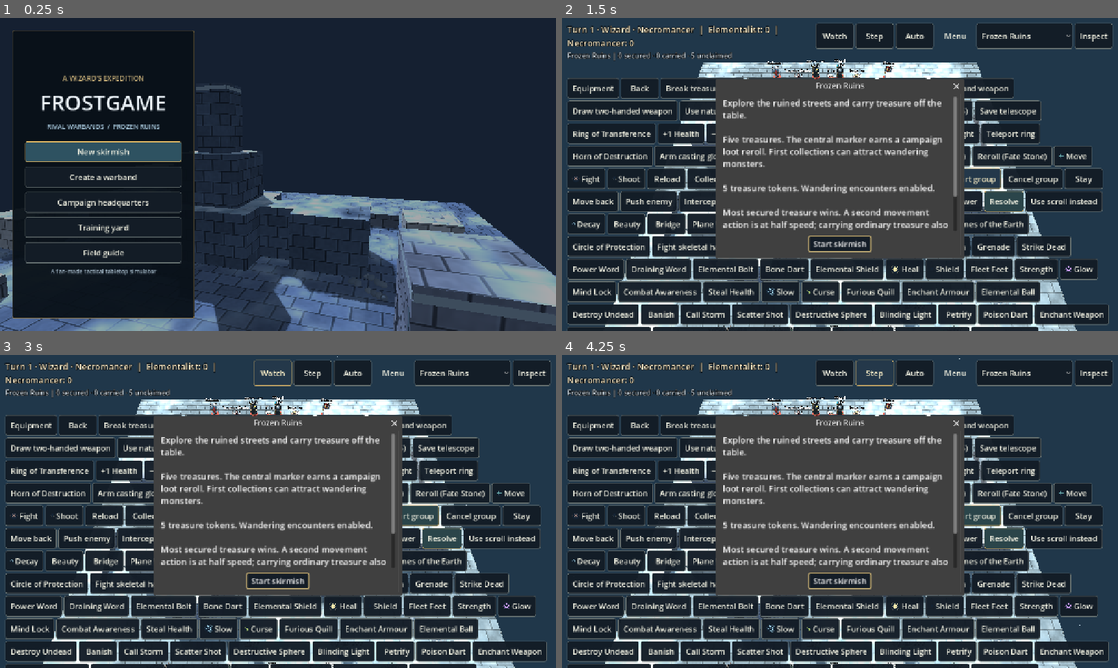
Above: before the commit, frames 1-4 (two rows, left to right).
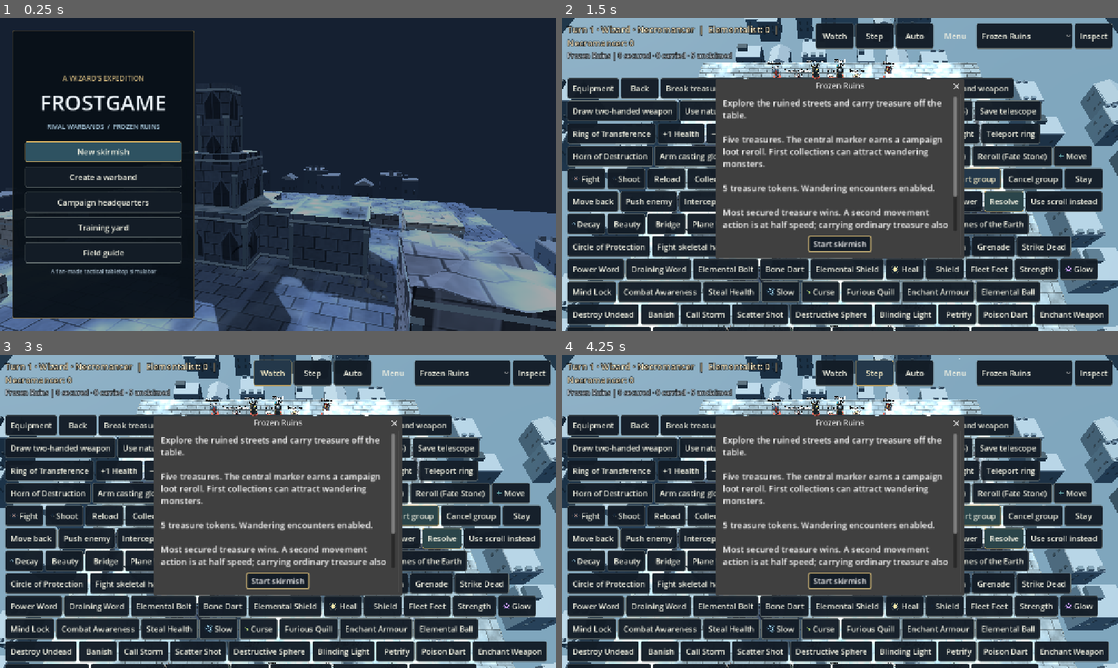
Above: after the commit, the same moments.

Repository: drag0nblad3/Frostgame
Game: Godot game, scene res://scenes/title.tscn
Same seed, same stepped clock (60 frames per second), same inputs: the game is played once before the commit and once after it.
Inputs:
- Up to frame 1 (0.25 s): no input
- Up to frame 2 (1.5 s): click "New skirmish" at 0.5 s; click "Start group" at 1.25 s
- Up to frame 3 (3 s): click "Start group" at 2 s; click "Watch" at 2.75 s
- Up to frame 4 (4.25 s): click "Step" at 3.5 s

The runs differ from the first frame. In frame 1, 6.7% of the frame differs, in the area x 0-100%, y 21-100%; in frame 2, 20%, in the area x 0-100%, y 0-100%; in frame 3, 20%; in frame 4, 20%.

Commit message:
Extend frozen city beyond the battlefield with batched districts, broken masonry and cobbled streets

Diff:
--- a/src/view/board_view.gd
+++ b/src/view/board_view.gd
@@ -1,6 +1,6 @@
 class_name BoardView
 extends Node3D
-## Draws the table and its terrain pieces as simple blocks.
+## Draws a frozen city district around the unchanged logical battlefield.
 
 const COLORS := {
 	"ruin": Color(0.42, 0.44, 0.5),
@@ -10,6 +10,7 @@
 
 
 var scenario_id := ""
+var cinematic := false
 
 
 func build(board: Board) -> void:
@@ -25,6 +26,7 @@
 	add_child(top)
 	add_child(StoneFinish.floor_surface(board, scenario_id))
 	TerrainDressing.slab_frame(self, board)
+	add_child(CityScenery.build(board,board.id if scenario_id.is_empty() else scenario_id,cinematic))
 	for piece in board.pieces:
 		match piece.kind.id:
 			"rubble":
@@ -42,7 +44,7 @@
 			_:
 				add_child(_piece(piece))
 				TabletopDetails.decorate(self, piece)
-				if piece.kind.id in ["ruin", "tower", "null_upper"]:
+				if piece.kind.id in ["ruin", "tower", "wall", "platform", "hut_wall", "null_annex", "null_walk", "null_lower", "null_middle", "null_upper"]:
 					RuinSilhouette.decorate(self, piece)
 				if board.id == "mausoleum" and piece.kind.id == "ruin" and piece.rect.has_point(board.size * 0.5):
 					SiteArt.crypt(self, piece)
@@ -79,6 +81,8 @@
 		cylinder.bottom_radius = cylinder.top_radius
 		cylinder.height = h
 		mi.mesh = cylinder
+	elif piece.kind.id in ["ruin","wall"] and not piece.kind.walkable_top:
+		mi.mesh = RuinedMesh.build(piece.rect.size,h,roundi(piece.rect.position.x*31.0+piece.rect.position.y*17.0))
 	else:
 		var box := BoxMesh.new()
 		box.size = Vector3(piece.rect.size.x, h, piece.rect.size.y)
@@ -101,7 +105,14 @@
 	var mat := _mat(col, 0.95)
 	if col.a < 1.0:
 		mat.transparency = BaseMaterial3D.TRANSPARENCY_ALPHA
-	mi.material_override = StoneFinish.material(col, false, piece.kind.id == "ruin", piece.rect.position) if piece.kind.id in StoneFinish.STONE_KINDS else mat
+	if piece.kind.id in StoneFinish.STONE_KINDS:
+		var stone := StoneFinish.material(col,false,piece.kind.id in ["ruin","tower","hut_wall","null_lower","null_middle","null_upper"],piece.rect.position)
+		stone.set_shader_parameter("footprint_size",piece.rect.size)
+		stone.set_shader_parameter("walkable_roof",piece.kind.walkable_top)
+		stone.set_shader_parameter("building_height",h)
+		mi.material_override = stone
+	else:
+		mi.material_override = mat
 	mi.position = TableSpace.to_world(piece.rect.get_center(), h * 0.5)
 	return mi
 
--- /dev/null
+++ b/src/view/city_scenery.gd
@@ -0,0 +1,72 @@
+class_name CityScenery
+extends RefCounted
+## Noninteractive district beyond the battlefield. Roofs stay below table level
+## in battle so no decorative geometry can hide the playable area.
+
+
+static func build(board: Board, scenario: String, cinematic: bool = false) -> Node3D:
+	var root := Node3D.new()
+	root.name = "CityScenery"
+	if scenario in ["underground_library", "training_yard"]:
+		return root
+	var palette := VisualPalette.for_scenario(scenario)
+	var sky := Color(str(palette.get("sky","233849")))
+	var center := board.size * 0.5
+	var ground_y := -7.5
+	var floor_color := sky.lerp(Color(0.59,0.69,0.75),0.40)
+	MiniatureFactory.box(root,TableSpace.to_world(center,ground_y-0.15),Vector3(board.size.x+65,0.3,board.size.y+65),floor_color)
+	# Two irregular rings of miniature districts. A clear moat of space
+	# separates their roofs from the playable terrain border.
+	for layer in 2:
+		var distance := 7.0+layer*12.0
+		for side in 4:
+			var length := board.size.x if side % 2 == 0 else board.size.y
+			var count := maxi(3, floori(length/5.5)+layer*2)
+			for i in count:
+				var seed := side*137+i*53+layer*211
+				var offset := (float(i)+0.5)*length/count
+				var at := Vector2(offset,-distance) if side == 0 else (Vector2(board.size.x+distance,offset) if side == 1 else (Vector2(offset,board.size.y+distance) if side == 2 else Vector2(-distance,offset)))
+				at += Vector2(sin(seed*1.7),cos(seed*2.1))*1.1
+				var tone := floor_color.lerp(sky,0.28+0.18*layer)
+				var h := 2.8+float(posmod(seed,19))*0.14
+				if cinematic and layer == 1:
+					h += 2.0+float(posmod(seed,7))*0.35
+				var w := 2.5+float(posmod(seed,5))*0.30
+				var d := 2.8+float(posmod(seed,7))*0.21
+				_building(root,at,ground_y,h,w,d,tone,seed)
+	MiniatureBatch.bake(root)
+	for child in root.get_children():
+		if child is MeshInstance3D:
+			child.cast_shadow = GeometryInstance3D.SHADOW_CASTING_SETTING_OFF
+	return root
+
+
+static func _building(root: Node3D, at: Vector2, ground: float, h: float, w: float, d: float, tint: Color, seed: int) -> void:
+	var c := TableSpace.to_world(at,ground+h*0.5)
+	var stone := tint.darkened(float(posmod(seed,4))*0.07)
+	var snow := tint.lightened(0.27)
+	MiniatureFactory.box(root,c,Vector3(w,h,d),stone)
+	# Distinct gables, stepped roofs and ruined turrets, in silhouette.
+	match posmod(seed,3):
+		0:
+			var roof := PrismMesh.new()
+			roof.size = Vector3(w+0.20,0.85,d+0.15)
+			var gable := MiniatureFactory.mesh(root,roof,c+Vector3(0,h*0.5+0.35,0),snow)
+			gable.rotation.y = 0.0
+		1:
+			MiniatureFactory.box(root,c+Vector3(0,h*0.5+0.04,0),Vector3(w+0.12,0.16,d+0.12),snow)
+			for side: float in [-1.0,1.0]:
+				for i in 3:
+					if posmod(seed+i,4)==0:
+						continue
+					MiniatureFactory.box(root,c+Vector3((i-1)*w*0.35,h*0.5+0.28,side*d*0.45),Vector3(w*0.18,0.52,0.35),stone.lightened(0.12))
+		_:
+			MiniatureFactory.box(root,c+Vector3(0,h*0.5+0.08,0),Vector3(w,0.18,d),snow)
+			MiniatureFactory.box(root,c+Vector3(w*0.25,h*0.5+0.38,d*0.20),Vector3(w*0.38,0.75,d*0.36),stone.darkened(0.12))
+	# Windows are distant dark relief, not light sources or tactical targets.
+	for side: float in [-1.0,1.0]:
+		for i in 2:
+			var y := ground+h*0.43+i*h*0.30
+			for j in 2:
+				MiniatureFactory.box(root,Vector3(at.x+(j-0.5)*w*0.48,y,at.y+side*d*0.5),Vector3(0.30,0.61,0.035),stone.darkened(0.28))
+				MiniatureFactory.box(root,Vector3(at.x+side*w*0.5,y,at.y+(j-0.5)*d*0.48),Vector3(0.035,0.61,0.30),stone.darkened(0.28))
--- a/src/view/materials/frozen_stone.gdshader
+++ b/src/view/materials/frozen_stone.gdshader
@@ -6,6 +6,10 @@
 uniform float snow_amount : hint_range(0.0, 1.0) = 1.0;
 uniform bool blind_arches = false;
 uniform vec2 footprint_origin = vec2(0.0);
+uniform vec2 footprint_size = vec2(36.0);
+uniform bool city_paving = false;
+uniform bool walkable_roof = false;
+uniform float building_height = 4.0;
 varying vec3 world_pos;
 varying vec3 world_normal;
 
@@ -48,16 +52,40 @@
 	vec3 ice = mix(vec3(0.52, 0.64, 0.72), vec3(0.84, 0.89, 0.92), noise2(horizontal * 2.2));
 	if (ground) {
 		rock = mix(rock, rock * 0.8 + vec3(0.11, 0.13, 0.14), 0.4);
+		if (city_paving) {
+			// Crossing cobbled streets and weathered courtyards, flush to the ground.
+			vec2 local = horizontal / footprint_size;
+			float street_d = min(abs(local.x-0.35)*footprint_size.x,abs(local.y-0.62)*footprint_size.y);
+			float street = 1.0-smoothstep(1.1,1.8,street_d+0.22*noise2(horizontal*0.7));
+			float curb = smoothstep(1.15,1.30,street_d)*(1.0-smoothstep(1.50,1.65,street_d));
+			rock = mix(rock,rock*0.72+vec3(0.025,0.033,0.044),street*0.75);
+			rock = mix(rock,stone_color.rgb*1.15,curb*0.70);
+			snow *= 1.0-street*0.45;
+		}
+	}
+	if (walkable_roof && top && !ground) {
+		// Visible pale edge treatment denotes an actual standing surface.
+		vec2 local = horizontal-footprint_origin;
+		vec2 bounds = min(local,footprint_size-local);
+		float rim = 1.0-smoothstep(0.10,0.22,min(bounds.x,bounds.y));
+		rock = mix(rock,vec3(0.63,0.71,0.72),rim*0.9);
+		snow *= 1.0-rim*0.55;
 	}
 	if (blind_arches && !top && n.y > -0.2) {
 		// Blind gothic recesses, filled with masonry rather than fake entrances.
 		float x = abs(mod(local_u + 0.15, 2.15) - 1.075);
-		float y = world_pos.y - 1.55;
-		float dist = length(vec2(x * 1.4, max(0.0, y)));
-		float opening = (1.0 - smoothstep(0.55, 0.60, dist)) * smoothstep(0.42, 0.49, world_pos.y);
-		float arch_rim = smoothstep(0.55, 0.61, dist) * (1.0 - smoothstep(0.74, 0.80, dist)) * smoothstep(0.40, 0.50, world_pos.y);
-		rock = mix(rock, rock * 0.46, opening * 0.87);
-		rock = mix(rock, stone_color.rgb * 1.20, arch_rim * 0.8);
+		float floor_y = mod(world_pos.y, 2.5);
+		float peak = min(2.1,building_height-0.25);
+		float arch_width = max(0.0,0.50-max(0.0,floor_y-peak+0.68)*0.74);
+		float opening = (1.0-smoothstep(arch_width-0.035,arch_width+0.02,x))*smoothstep(0.42,0.49,floor_y)*(1.0-smoothstep(peak-0.02,peak+0.03,floor_y));
+		float surround = (1.0-smoothstep(arch_width+0.08,arch_width+0.13,x))*smoothstep(0.32,0.39,floor_y)*(1.0-smoothstep(peak+0.07,peak+0.12,floor_y));
+		float mullion = (1.0-smoothstep(0.024,0.048,x))*opening;
+		rock = mix(rock,stone_color.rgb*1.18,surround*0.73);
+		rock = mix(rock,rock*0.37,opening*0.90);
+		rock = mix(rock,stone_color.rgb*0.82,mullion);
+		float fracture = abs(fract(u*0.46+noise2(vec2(u,world_pos.y)*1.4)*0.30+world_pos.y*0.20)-0.5);
+		float crack = (1.0-smoothstep(0.010,0.035,fracture))*smoothstep(0.54,0.72,noise2(vec2(u,world_pos.y)*0.54));
+		rock *= 1.0-crack*0.62;
 	}
 	ALBEDO = mix(rock, ice, snow * 0.90);
 	ROUGHNESS = mix(0.93, 0.64, snow);
--- a/src/view/ruin_silhouette.gd
+++ b/src/view/ruin_silhouette.gd
@@ -1,30 +1,38 @@
 class_name RuinSilhouette
 extends RefCounted
-## Snowy cornices and chipped architectural relief. All detail stays in bounds.
+## Banded stonework and decorative pilasters, below all logical standing surfaces.
 
 
 static func decorate(root: Node3D, p: TerrainPiece) -> void:
 	var rect := p.rect
 	var h := p.kind.height
-	var stone := Color(0.30, 0.36, 0.41)
-	var trim := Color(0.56, 0.62, 0.65)
-	# Narrow cornices and buttress faces end at the logical terrain top.
-	for y: float in [0.16, h - 0.26]:
-		for side: float in [-1.0, 1.0]:
-			MiniatureFactory.box(root, Vector3(rect.get_center().x, y, rect.get_center().y + side * (rect.size.y * 0.5 - 0.035)), Vector3(rect.size.x - 0.04, 0.20, 0.09), trim)
-			MiniatureFactory.box(root, Vector3(rect.get_center().x + side * (rect.size.x * 0.5 - 0.035), y, rect.get_center().y), Vector3(0.09, 0.20, rect.size.y - 0.04), trim)
-	if p.kind.id != "ruin":
-		return
-	for side: float in [-1.0, 1.0]:
-		for i in maxi(1, floori(rect.size.x / 2.1)):
-			var x := rect.position.x + 0.25 + i * 2.1
-			if x >= rect.end.x - 0.12:
-				break
-			var z := rect.get_center().y + side * (rect.size.y * 0.5 - 0.025)
-			MiniatureFactory.box(root, Vector3(x, h * 0.44, z), Vector3(0.20, h * 0.78, 0.075), stone)
-		for i in maxi(1, floori(rect.size.y / 2.1)):
-			var z := rect.position.y + 0.25 + i * 2.1
-			if z >= rect.end.y - 0.12:
-				break
-			var x := rect.get_center().x + side * (rect.size.x * 0.5 - 0.025)
-			MiniatureFactory.box(root, Vector3(x, h * 0.44, z), Vector3(0.075, h * 0.78, 0.20), stone)
+	var decor := Node3D.new()
+	root.add_child(decor)
+	var stone := Color(0.32,0.39,0.44)
+	var trim := Color(0.56,0.63,0.67)
+	var bands: Array[float] = [0.15]
+	if h > 1.5:
+		bands.append(h-0.36)
+	if h > 4.5:
+		bands.append(h*0.5)
+	for y in bands:
+		for side: float in [-1.0,1.0]:
+			MiniatureFactory.box(decor,Vector3(rect.get_center().x,y,rect.get_center().y+side*(rect.size.y*0.5-0.03)),Vector3(maxf(0.05,rect.size.x-0.06),0.14,0.07),trim)
+			MiniatureFactory.box(decor,Vector3(rect.get_center().x+side*(rect.size.x*0.5-0.03),y,rect.get_center().y),Vector3(0.07,0.14,maxf(0.05,rect.size.y-0.06)),trim)
+	if h >= 1.5 and minf(rect.size.x,rect.size.y)>0.8:
+		for side: float in [-1.0,1.0]:
+			_pilasters(decor,rect,h,side,false,stone,trim)
+			_pilasters(decor,rect,h,side,true,stone,trim)
+	MiniatureBatch.bake(decor)
+
+
+static func _pilasters(root: Node3D, rect: Rect2, h: float, side: float, swapped: bool, stone: Color, trim: Color) -> void:
+	var span := rect.size.y if swapped else rect.size.x
+	var n := maxi(2,ceili(span/2.4))
+	for i in n:
+		var u := lerpf(0.13,span-0.13,float(i)/float(n-1))
+		var pos := Vector3(rect.get_center().x+side*(rect.size.x*0.5-0.035),h*0.45,rect.position.y+u) if swapped else Vector3(rect.position.x+u,h*0.45,rect.get_center().y+side*(rect.size.y*0.5-0.035))
+		var width := Vector3(0.08,h*0.72,0.20) if swapped else Vector3(0.20,h*0.72,0.08)
+		MiniatureFactory.box(root,pos,width,stone)
+		var cap := Vector3(0.10,0.15,0.28) if swapped else Vector3(0.28,0.15,0.10)
+		MiniatureFactory.box(root,Vector3(pos.x,h*0.81,pos.z),cap,trim)
--- /dev/null
+++ b/src/view/ruined_mesh.gd
@@ -0,0 +1,33 @@
+class_name RuinedMesh
+extends RefCounted
+## Broken upper masonry profiles; the logical rectangle and height remain fixed.
+## Only non-walkable ruins and low walls use this decorative silhouette.
+
+
+static func build(size: Vector2, height: float, seed: int) -> ArrayMesh:
+	var outline: Array[Vector2] = []
+	var half := size*0.5
+	var corners: Array[Vector2] = [Vector2(-half.x,-half.y),Vector2(half.x,-half.y),Vector2(half.x,half.y),Vector2(-half.x,half.y)]
+	for edge in 4:
+		var a := corners[edge]
+		var b := corners[(edge+1)%4]
+		var steps := maxi(1,ceili(a.distance_to(b)/0.55))
+		for i in steps:
+			outline.append(a.lerp(b,float(i)/steps))
+	var top: Array[Vector3] = []
+	var bottom: Array[Vector3] = []
+	for i in outline.size():
+		var p := outline[i]
+		var chip := 0.0 if i%5==0 else float(posmod(i*31+seed*7,11))/10.0*minf(height*0.12,0.24)
+		top.append(Vector3(p.x,height*0.5-chip,p.y))
+		bottom.append(Vector3(p.x,-height*0.5,p.y))
+	var surf := SurfaceTool.new()
+	surf.begin(Mesh.PRIMITIVE_TRIANGLES)
+	surf.set_smooth_group(-1)
+	var center := Vector3(0,height*0.5,0)
+	for i in outline.size():
+		var j := (i+1)%outline.size()
+		for p: Vector3 in [bottom[i],bottom[j],top[j],bottom[i],top[j],top[i],center,top[i],top[j]]:
+			surf.add_vertex(p)
+	surf.generate_normals()
+	return surf.commit()
--- a/src/view/stone_finish.gd
+++ b/src/view/stone_finish.gd
@@ -25,6 +25,8 @@
 	var palette := VisualPalette.for_scenario(board.id if scenario.is_empty() else scenario)
 	var mat := material(Color(str(palette.get("floor", "687781"))), true)
 	mat.set_shader_parameter("snow_amount", float(palette.get("snow", 0.86)))
+	mat.set_shader_parameter("footprint_size",board.size)
+	mat.set_shader_parameter("city_paving",scenario not in ["underground_library","worm_hunts","training_yard"] and board.id not in ["underground_library","worm_hunts","training_yard"])
 	node.material_override = mat
 	node.cast_shadow = GeometryInstance3D.SHADOW_CASTING_SETTING_OFF
 	return node
--- a/src/view/title_scene.gd
+++ b/src/view/title_scene.gd
@@ -14,6 +14,7 @@
 	var scenery := BoardView.new()
 	add_child(scenery)
 	scenery.scenario_id = "silent_tower"
+	scenery.cinematic = true
 	scenery.build(board)
 	var atmosphere := BattleAtmosphere.new()
 	add_child(atmosphere)
--- /dev/null
+++ b/tests/unit/test_city_scenery.gd
@@ -0,0 +1,23 @@
+extends TestCase
+
+
+func test_ruins_keep_logical_bounding_box() -> void:
+	var mesh := RuinedMesh.build(Vector2(6,4),4.0,17)
+	var bounds := mesh.get_aabb()
+	check(is_equal_approx(bounds.size.x,6.0))
+	check(is_equal_approx(bounds.size.y,4.0))
+	check(is_equal_approx(bounds.size.z,4.0))
+
+
+func test_outskirts_do_not_reach_playing_surface() -> void:
+	var board := Board.new()
+	board.size = Vector2(36,36)
+	var city := CityScenery.build(board,"treasure_skirmish")
+	check(city.get_child_count()>0)
+	for child in city.get_children():
+		if child is MeshInstance3D:
+			check((child.transform*child.mesh.get_aabb()).end.y<0.0)
+	city.free()
+	var indoor := CityScenery.build(board,"underground_library")
+	check_eq(indoor.get_child_count(),0)
+	indoor.free()
